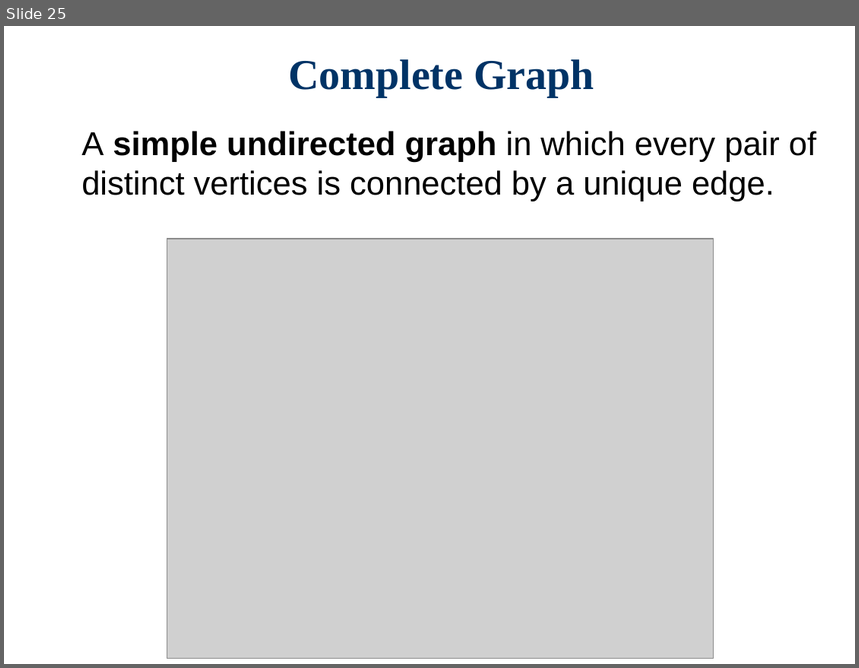
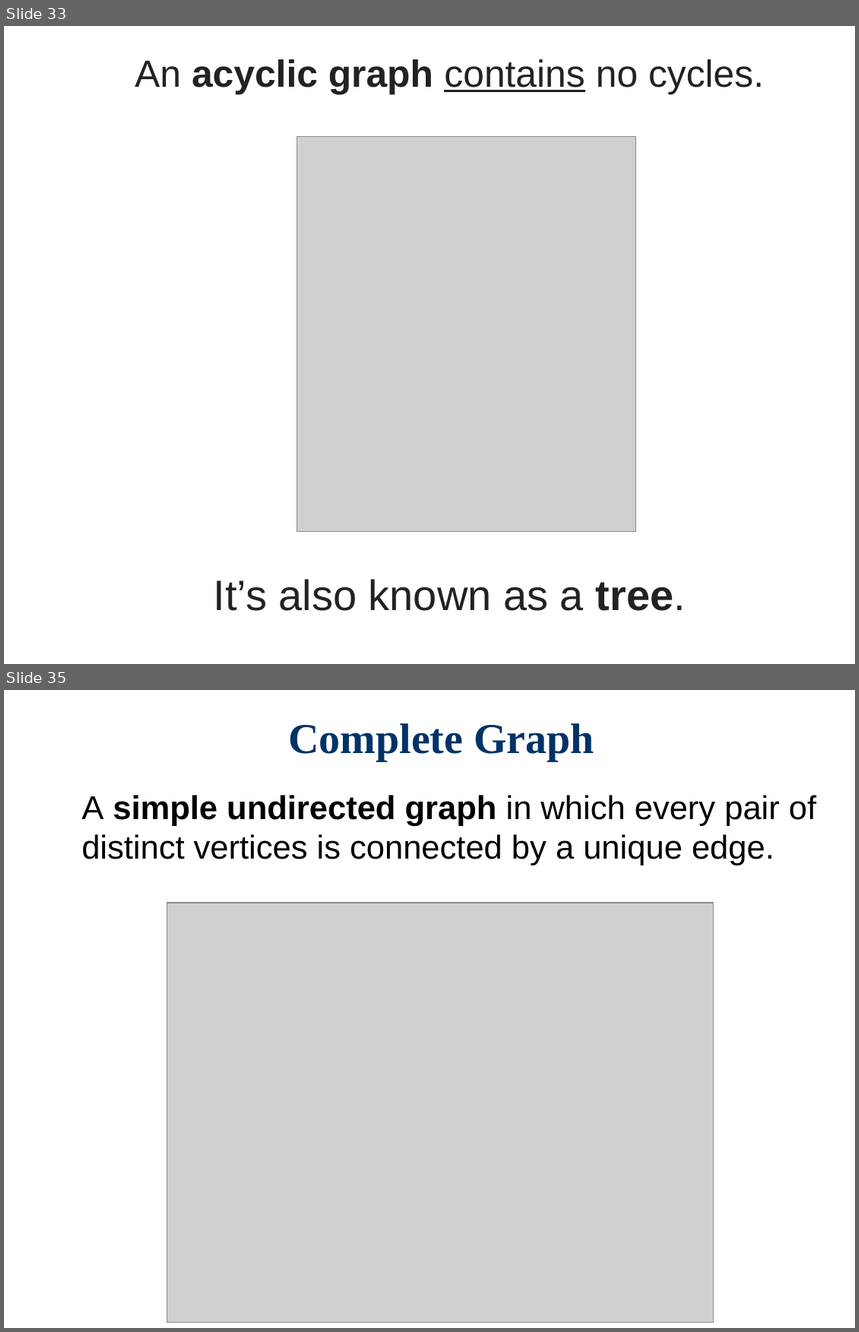
Before and after one commit to Cy-FairCS/cs3, a slide deck: u09a_graphTheory/notes/0 Graph Theory Terminology/Graph Theory Terms.pptx. Shown one above the other, each under a label of ours: slide 25 before the commit, slides 33 and 35 after it; the slides between them are not shown. The pictures are 859x668 and 859x1332 pixels, drawn with LibreOffice and Linux fonts; fonts in the diff are those of the drawing; grey boxes stand for pictures; background and template pictures are left out. Boxes give left, top, right and bottom in pixels: in the first picture for what was removed or moved away, otherwise in the second. Text is boxed around its words. In the diff, an @@ line names an element or a change of style, - is before the commit and + after.

```diff
--- a/u09a_graphTheory/notes/0 Graph Theory Terminology/Graph Theory Terms.pptx
+++ b/u09a_graphTheory/notes/0 Graph Theory Terminology/Graph Theory Terms.pptx
@@ slide 33 added at [4, 26, 855, 664], background #FFFFFF @@
@@ text added at [135, 59, 764, 94], 32 pt, text #222222 @@
+An acyclic graph contains no cycles.
@@ picture added at [297, 137, 636, 531] @@
@@ text added at [214, 579, 686, 611], 36 pt, text #222222 @@
+It’s also known as a tree.
@@ what was slide 25 is now slide 35 @@
```
Also in this commit, not shown: 13 slides changed, 5 other slides added.
